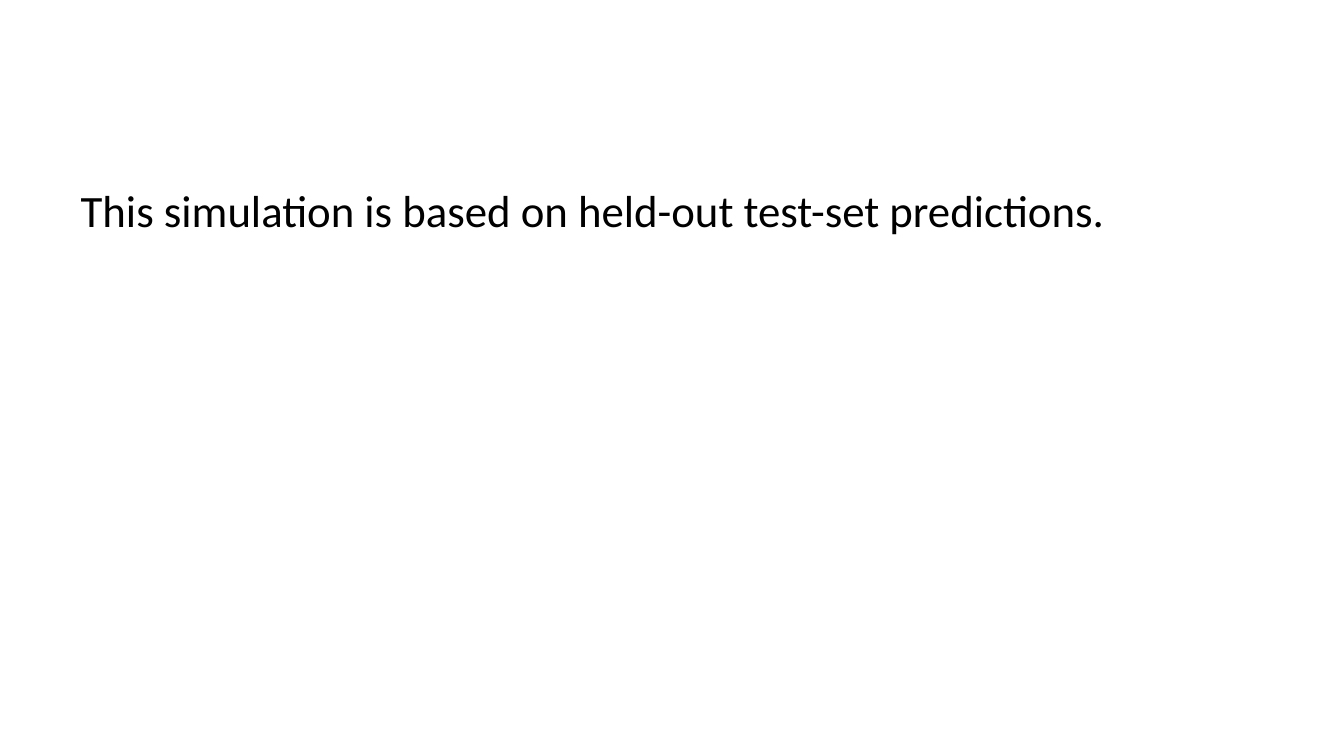
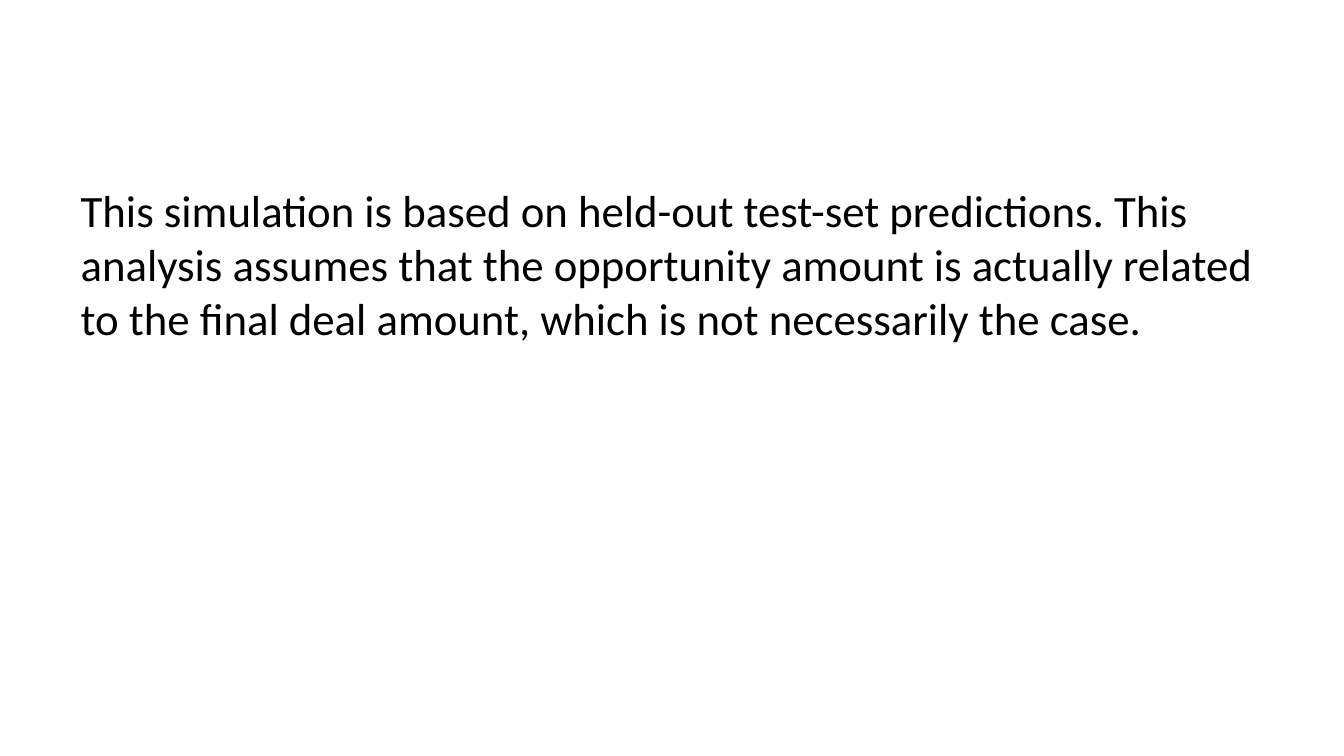
Before and after one commit to mrbungie/mib_cars_analysis, a slide deck: slide 24 of slidedeck/presentation.pptx (slide 23 before the commit). Drawn at 1344x756 pixels with LibreOffice and Linux fonts; fonts in the diff are those of the drawing. Boxes give left, top, right and bottom in pixels: in the first picture for what was removed or moved away, otherwise in the second. Text is boxed around its words. In the diff, an @@ line names an element or a change of style, - is before the commit and + after.

```diff
--- a/slidedeck/presentation.pptx
+++ b/slidedeck/presentation.pptx
@@ text at [81,196,1252,343]: text changed @@
-This simulation is based on held-out test-set predictions.
+This simulation is based on held-out test-set predictions. This analysis assumes that the opportunity amount is actually related to the final deal amount, which is not necessarily the case.
```
Also in this commit, not shown: 14 other slides changed, 2 slides added, 1 slide removed, 18 other files.
